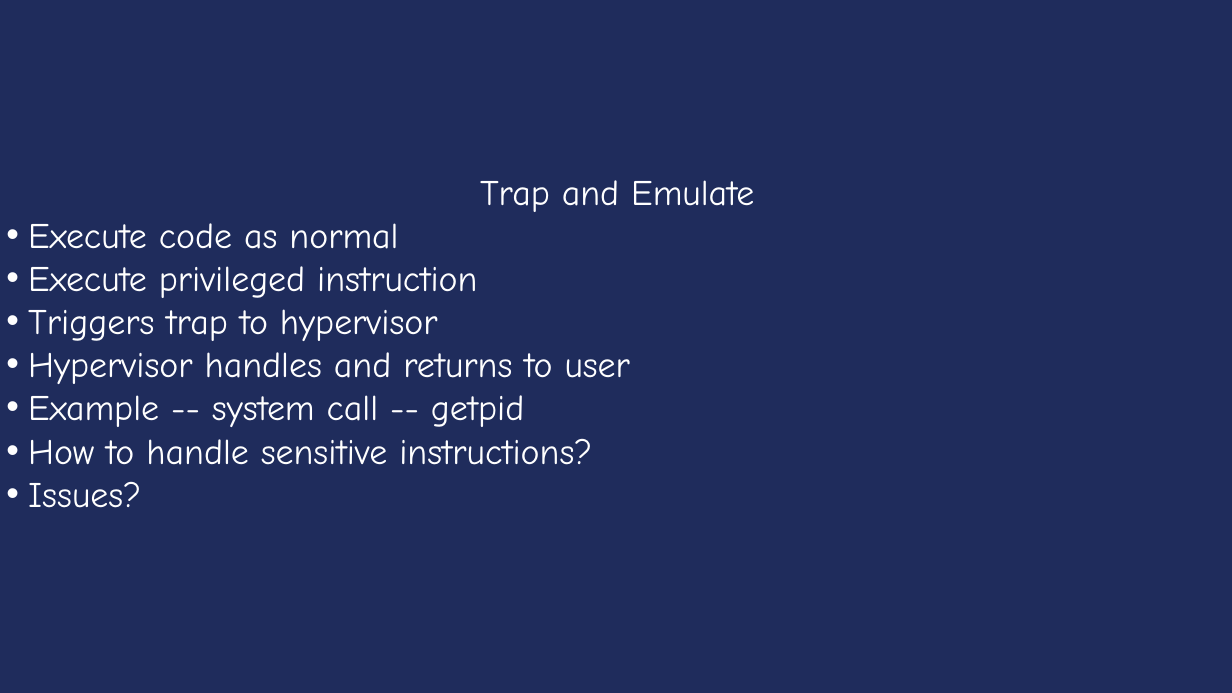
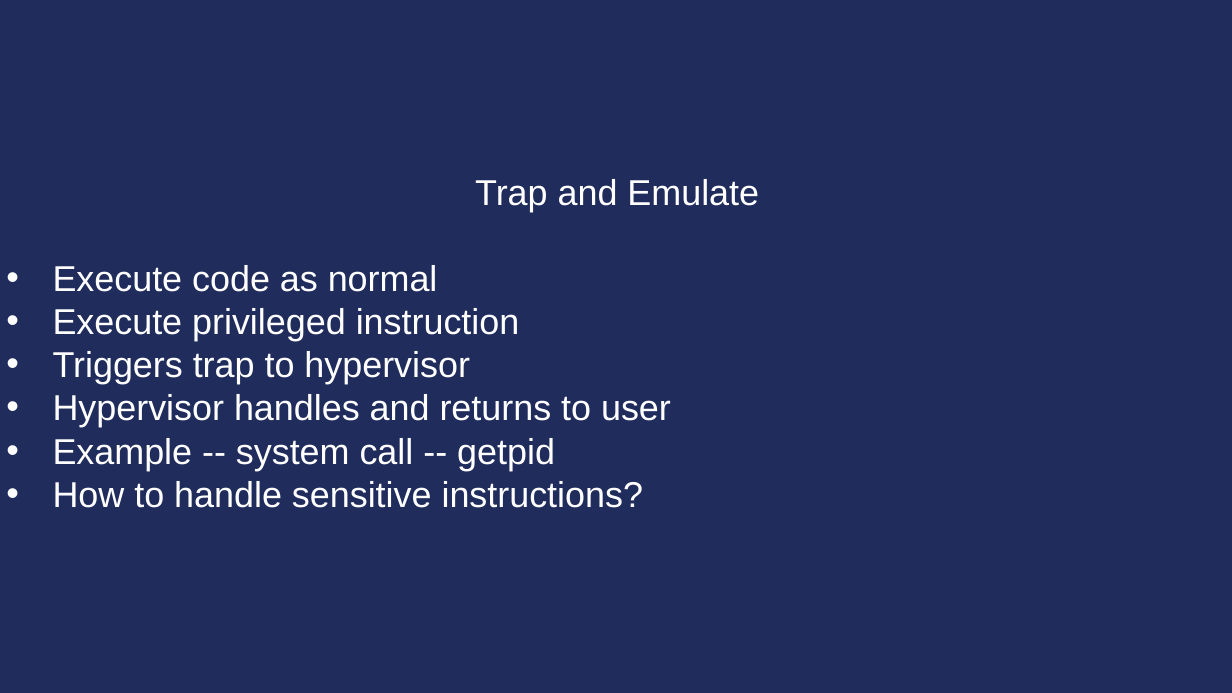
Before and after one commit to Rpersie/xv6-course, a slide deck: slide 16 of yale/ppt/ppt-english/Lecture15-Virtualization.ppt (slide 18 before the commit). Drawn at 1232x693 pixels with LibreOffice and Linux fonts; fonts in the diff are those of the drawing. Boxes give left, top, right and bottom in pixels: in the first picture for what was removed or moved away, otherwise in the second. Text is boxed around its words. In the diff, an @@ line names an element or a change of style, - is before the commit and + after.

```diff
--- a/yale/ppt/ppt-english/Lecture15-Virtualization.ppt
+++ b/yale/ppt/ppt-english/Lecture15-Virtualization.ppt
@@ text "Trap and Emulate" at (x1=53, y1=179, x2=759, y2=508): font Comic Neue to Arial; indent changed @@
@@ text at (x1=28, y1=482, x2=141, y2=508): paragraph removed @@
-• Issues?
```
Also in this commit, not shown: 28 other slides changed, 16 other files.
